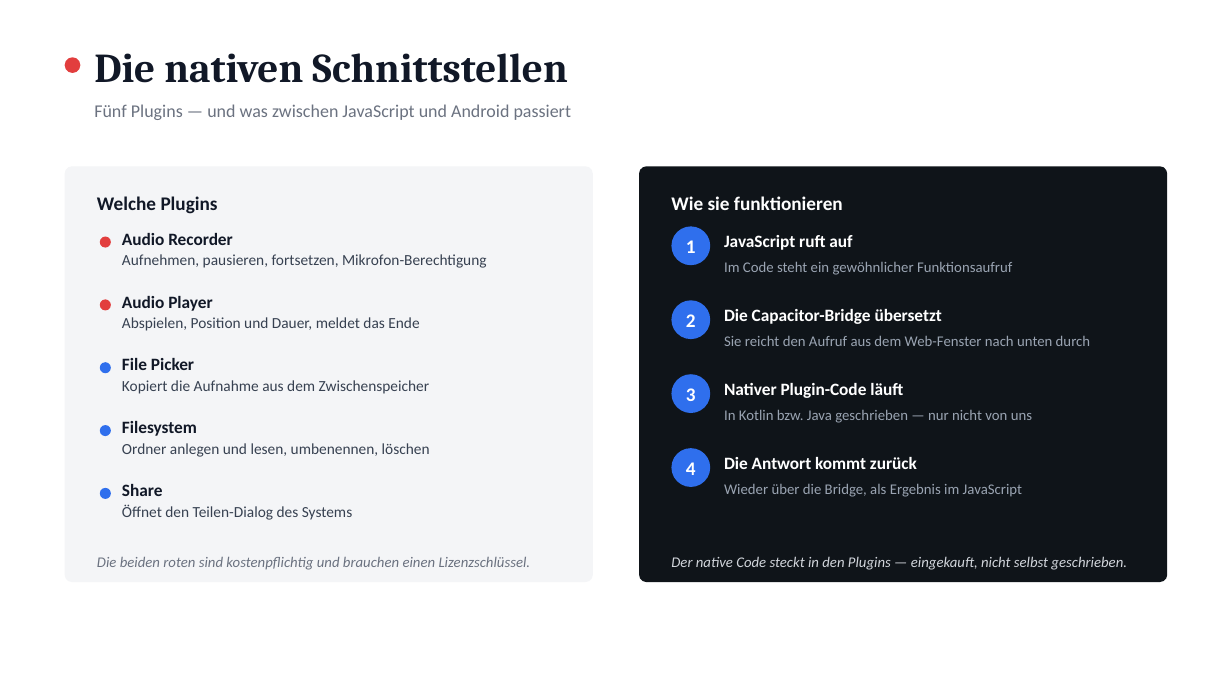
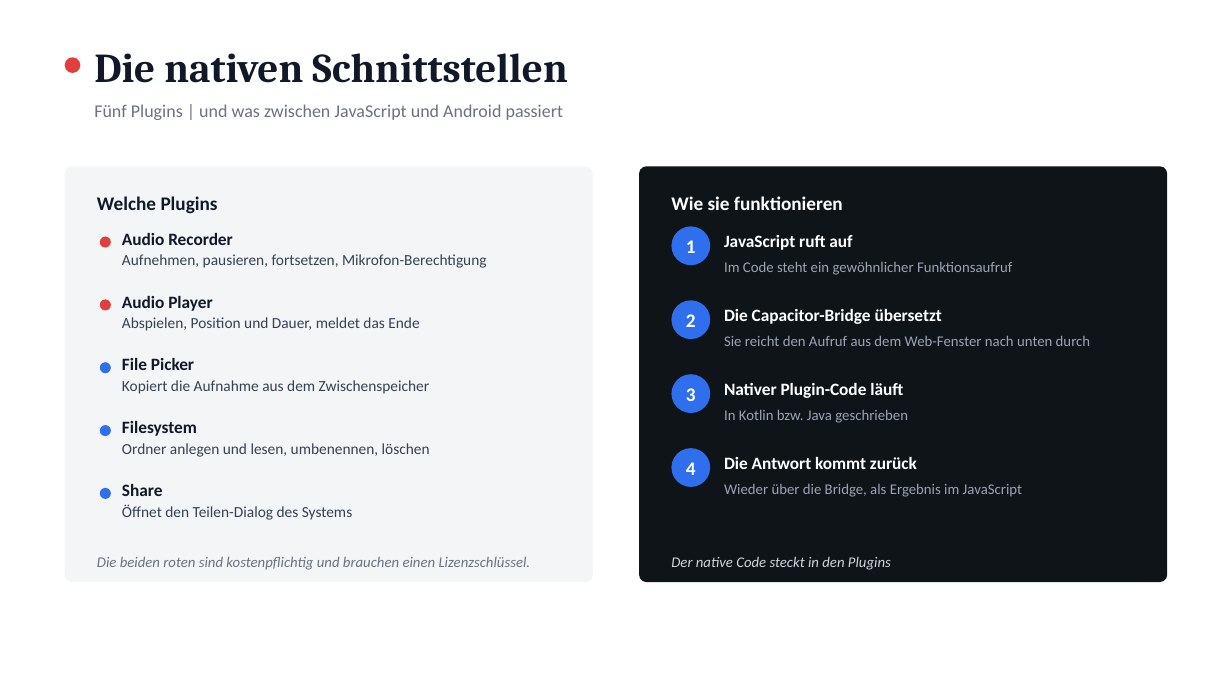
Before and after one commit to Denni-spy/audio-recorder-app, a slide deck: slide 6 of praesentation/Audio-Recorder-App-Praesentation.pptx. Drawn at 1232x693 pixels with LibreOffice and Linux fonts; fonts in the diff are those of the drawing. Boxes give left, top, right and bottom in pixels: in the first picture for what was removed or moved away, otherwise in the second. Text is boxed around its words. In the diff, an @@ line names an element or a change of style, - is before the commit and + after.

```diff
--- a/praesentation/Audio-Recorder-App-Praesentation.pptx
+++ b/praesentation/Audio-Recorder-App-Praesentation.pptx
@@ text at (94,104,563,120): text changed @@
-Fünf Plugins — und was zwischen JavaScript und Android passiert
+Fünf Plugins | und was zwischen JavaScript und Android passiert
@@ text at (724,410,908,423): text changed @@
-In Kotlin bzw. Java geschrieben — nur nicht von uns
+In Kotlin bzw. Java geschrieben
@@ text at (671,556,891,570): text changed @@
-Der native Code steckt in den Plugins — eingekauft, nicht selbst geschrieben.
+Der native Code steckt in den Plugins
```
Also in this commit, not shown: 12 other slides changed, 1 slide removed.
